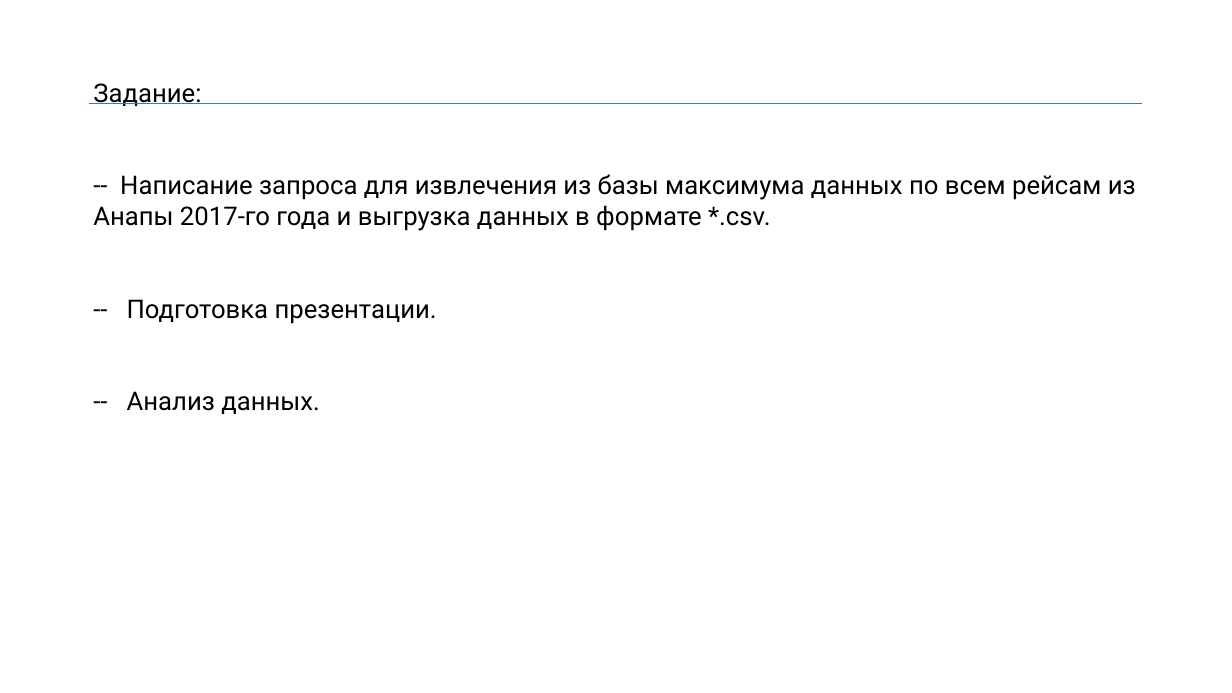
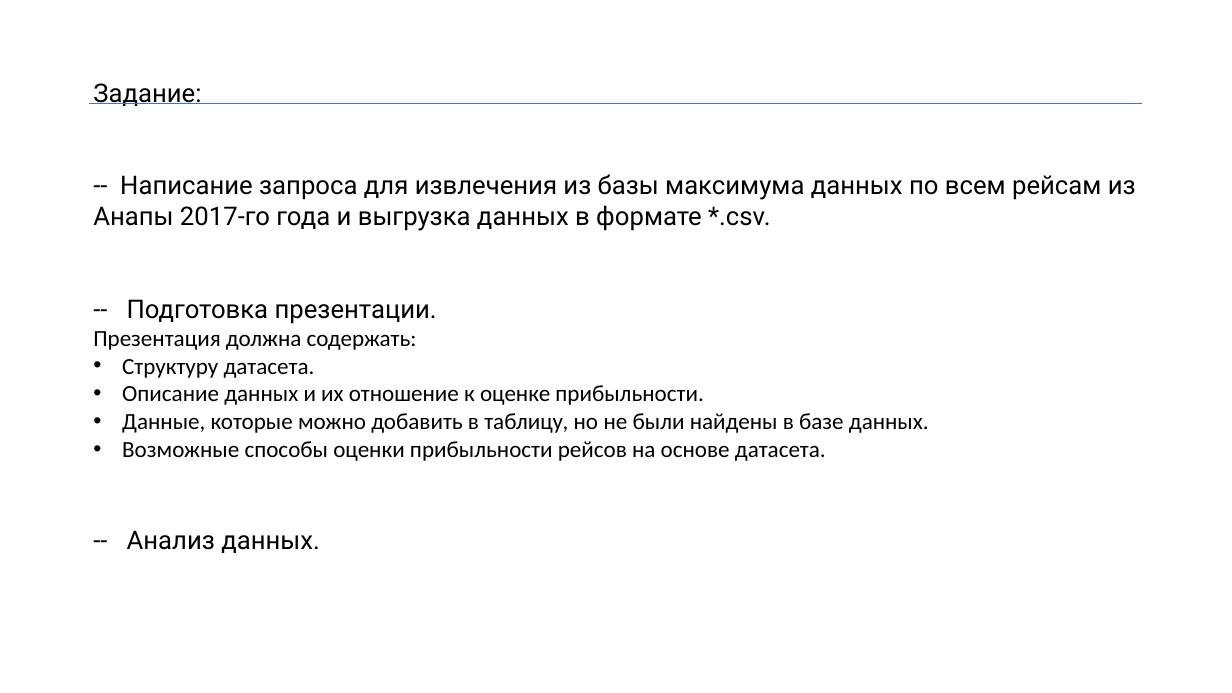
Before and after one commit to M1kaellAli/skcourse_projects, a slide deck: slide 2 of module_4/module4.pptx. Drawn at 1232x693 pixels with LibreOffice and Linux fonts; fonts in the diff are those of the drawing. Boxes give left, top, right and bottom in pixels: in the first picture for what was removed or moved away, otherwise in the second. Text is boxed around its words. In the diff, an @@ line names an element or a change of style, - is before the commit and + after.

```diff
--- a/module_4/module4.pptx
+++ b/module_4/module4.pptx
@@ text at (93, 331, 929, 461): paragraphs added @@
+Презентация должна содержать:
+• Структуру датасета.
+• Описание данных и их отношение к оценке прибыльности.
+• Данные, которые можно добавить в таблицу, но не были найдены в базе данных.
+• Возможные способы оценки прибыльности рейсов на основе датасета.
```
Also in this commit, not shown: 2 other slides changed, 2 slides added, 4 other files.
